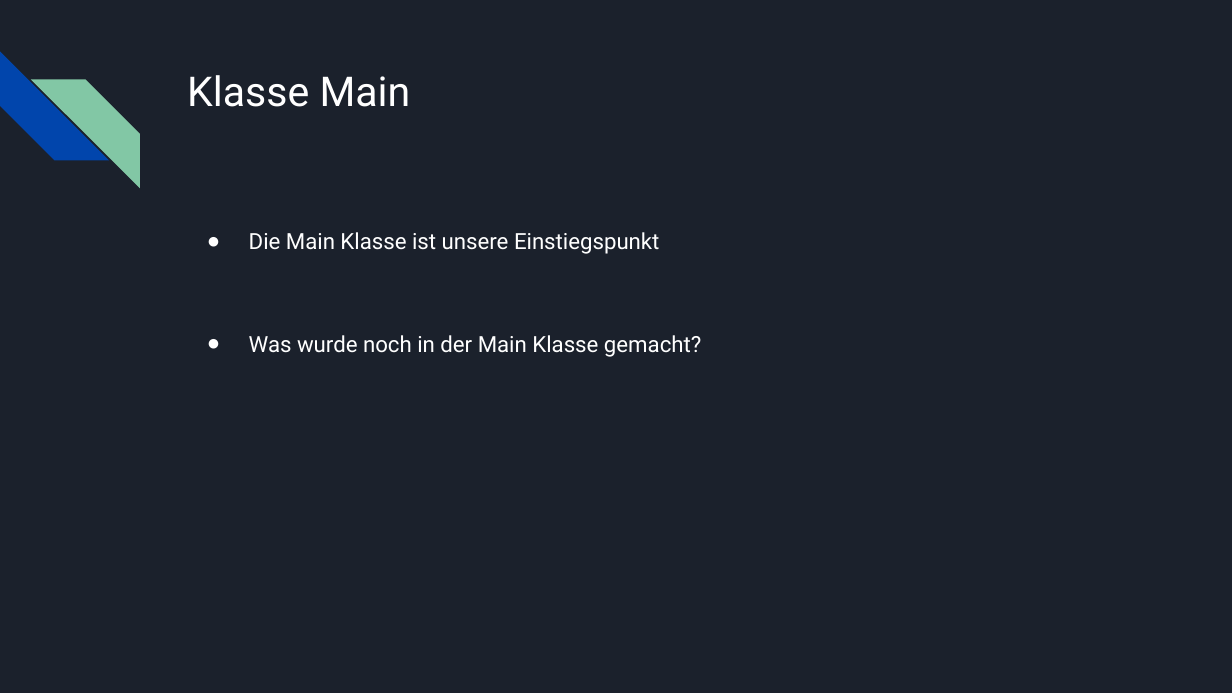
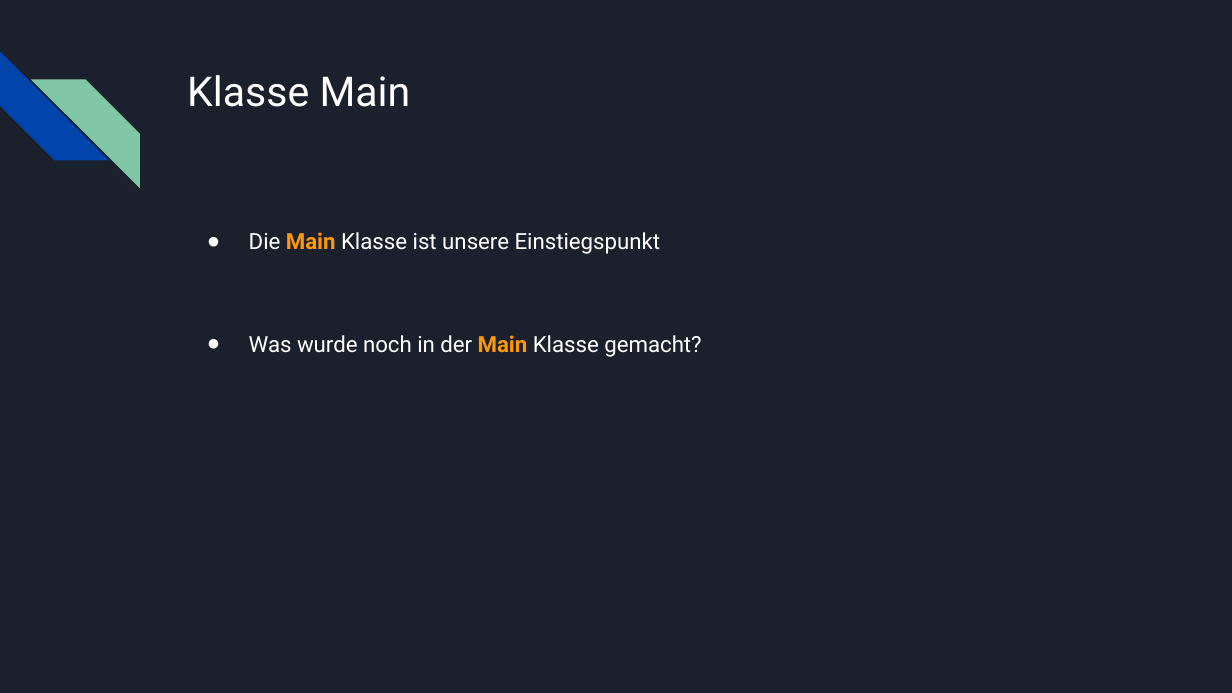
Before and after one commit to Andreas-FHE/NPCPlugin, a slide deck: slide 13 of documentation/AI4Kids_presentation1_NPC.pptx. Drawn at 1232x693 pixels with LibreOffice and Linux fonts; fonts in the diff are those of the drawing. Boxes give left, top, right and bottom in pixels: in the first picture for what was removed or moved away, otherwise in the second. Text is boxed around its words. In the diff, an @@ line names an element or a change of style, - is before the commit and + after.

```diff
--- a/documentation/AI4Kids_presentation1_NPC.pptx
+++ b/documentation/AI4Kids_presentation1_NPC.pptx
@@ text "Die Main Klasse ist unsere ..." at bbox=[249, 232, 701, 357]: text colour #FFFFFF to #FF9900, bold on in "Main", "Main" @@
```
Also in this commit, not shown: 4 other slides changed, 3 other files.
